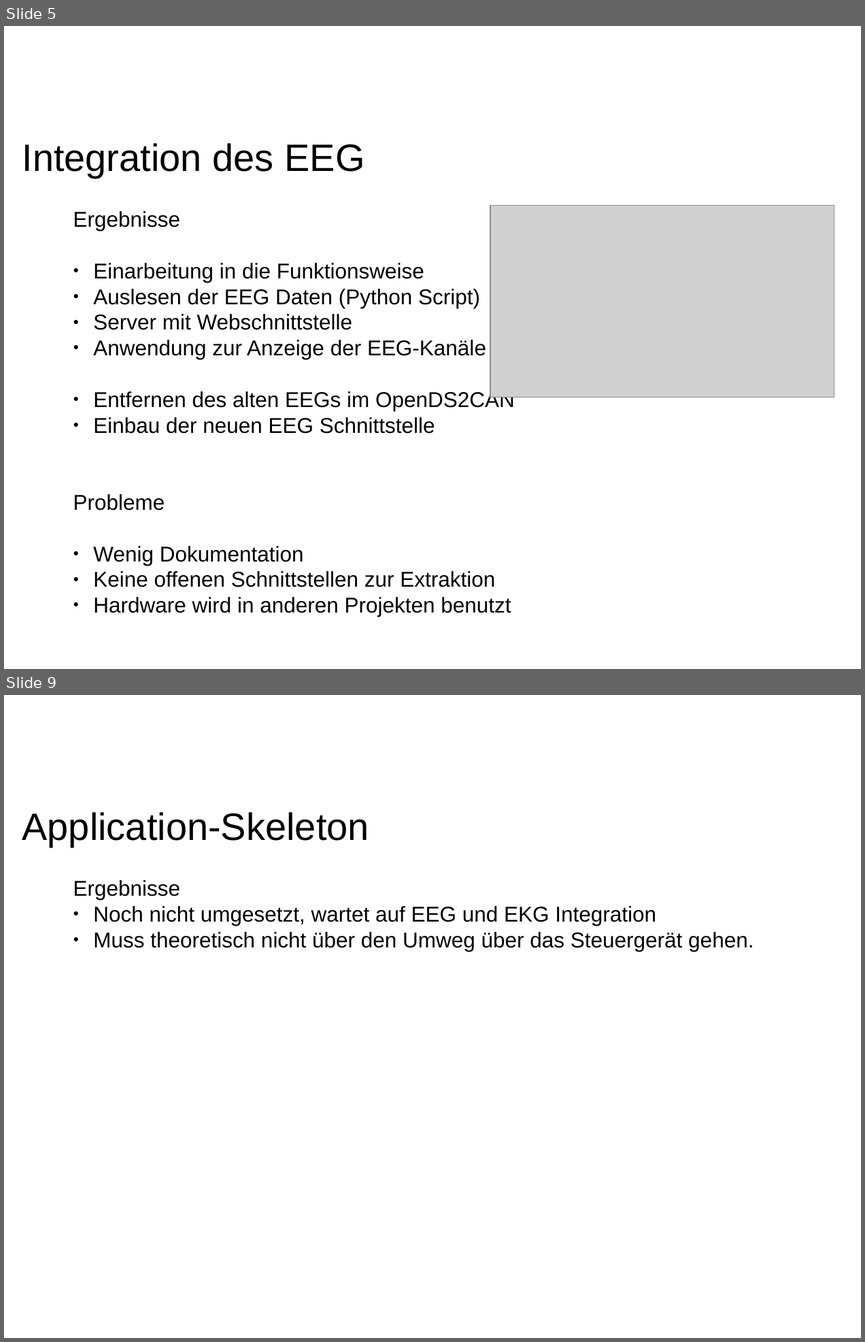
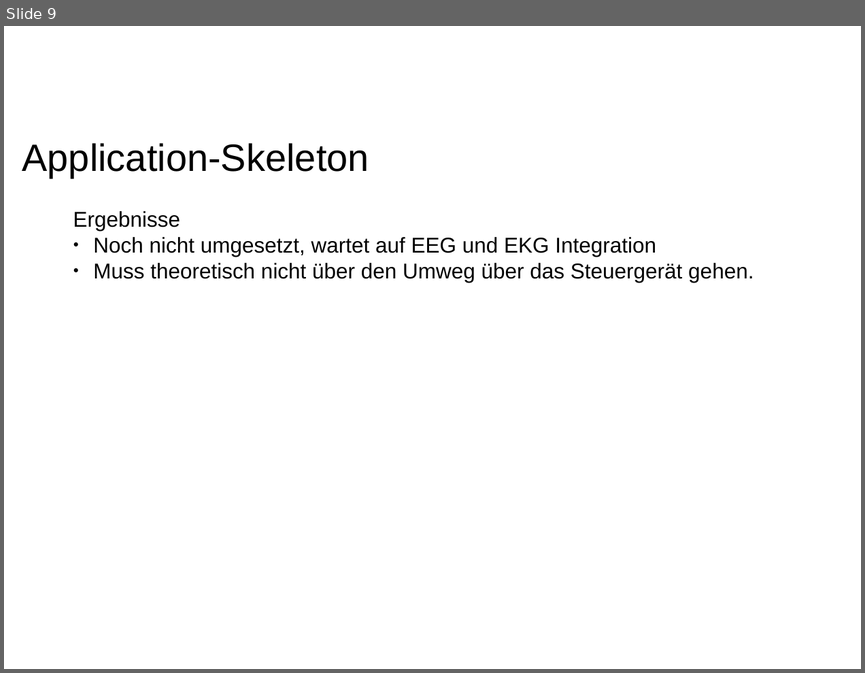
Before and after one commit to ppasler/current-adas, a slide deck: project/Zwischenstand.odp. Shown one above the other, each under a label of ours: slides 5 and 9 before the commit, slide 9 after it; the slides between them are not shown. The pictures are 865x1342 and 865x673 pixels, drawn with LibreOffice and Linux fonts; fonts in the diff are those of the drawing; grey boxes stand for pictures; background and template pictures are left out. Boxes give left, top, right and bottom in pixels: in the first picture for what was removed or moved away, otherwise in the second. Text is boxed around its words. In the diff, an @@ line names an element or a change of style, - is before the commit and + after.

```diff
--- a/project/Zwischenstand.odp
+++ b/project/Zwischenstand.odp
@@ slide 5 removed at [4, 26, 861, 669], background #FFFFFF @@
@@ text removed at [22, 143, 364, 178] @@
-Integration des EEG
@@ picture removed at [491, 205, 834, 397] @@
@@ text removed at [73, 211, 515, 616] @@
-Ergebnisse
-● Einarbeitung in die Funktionsweise
-● Auslesen der EEG Daten (Python Script)
-● Server mit Webschnittstelle
-● Anwendung zur Anzeige der EEG-Kanäle
-● Entfernen des alten EEGs im OpenDS2CAN
-● Einbau der neuen EEG Schnittstelle
-Probleme
-● Wenig Dokumentation
-● Keine offenen Schnittstellen zur Extraktion
-● Hardware wird in anderen Projekten benutzt
```
Also in this commit, not shown: 1 slide changed, 6 slides added, 5 other slides removed, 8 other files.
